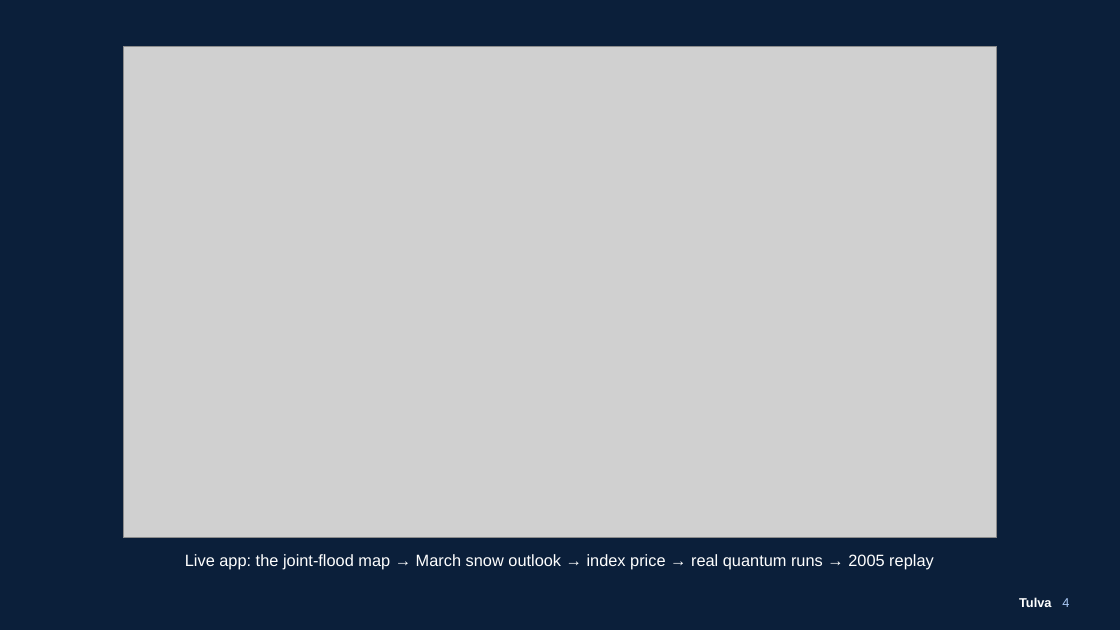
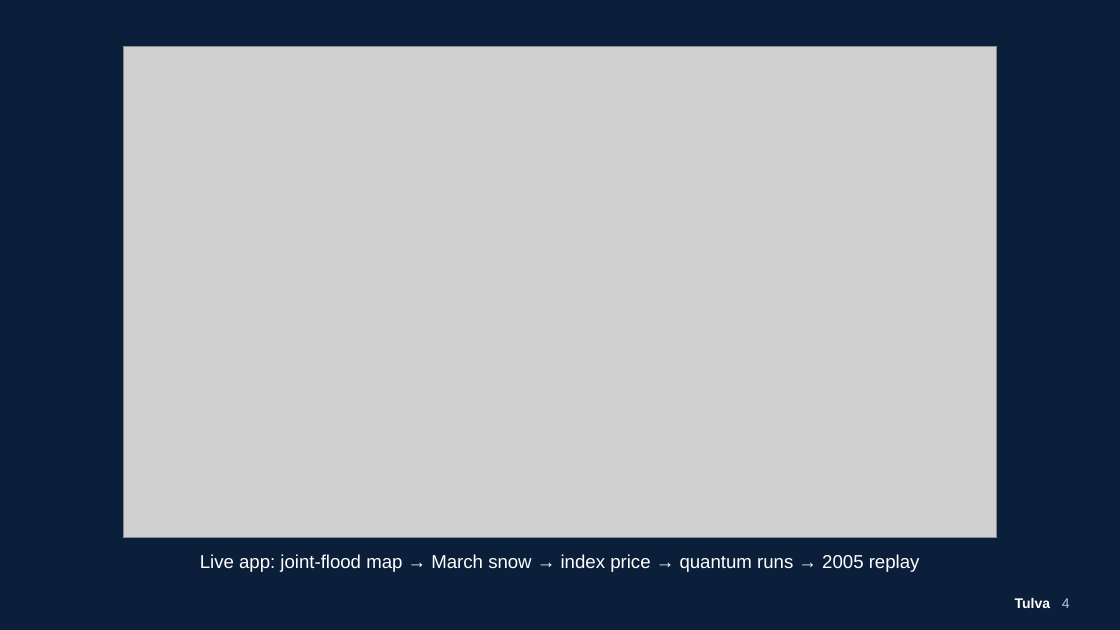
Before and after one commit to Zawaer/tulva, a slide deck: slide 4 of deck/Tulva_QxF2026.pptx. Drawn at 1120x630 pixels with LibreOffice and Linux fonts; fonts in the diff are those of the drawing; grey boxes stand for pictures. Boxes give left, top, right and bottom in pixels: in the first picture for what was removed or moved away, otherwise in the second. Text is boxed around its words. In the diff, an @@ line names an element or a change of style, - is before the commit and + after.

```diff
--- a/deck/Tulva_QxF2026.pptx
+++ b/deck/Tulva_QxF2026.pptx
@@ text at bbox=[200, 554, 920, 572]: text changed; size 14 to 16 pt @@
-Live app: the joint-flood map → March snow outlook → index price → real quantum runs → 2005 replay
+Live app: joint-flood map → March snow → index price → quantum runs → 2005 replay
@@ text "Tulva 4" at bbox=[1015, 598, 1070, 608]: size 11 to 12 pt @@
```
Also in this commit, not shown: 7 other slides changed, 16 other files.
